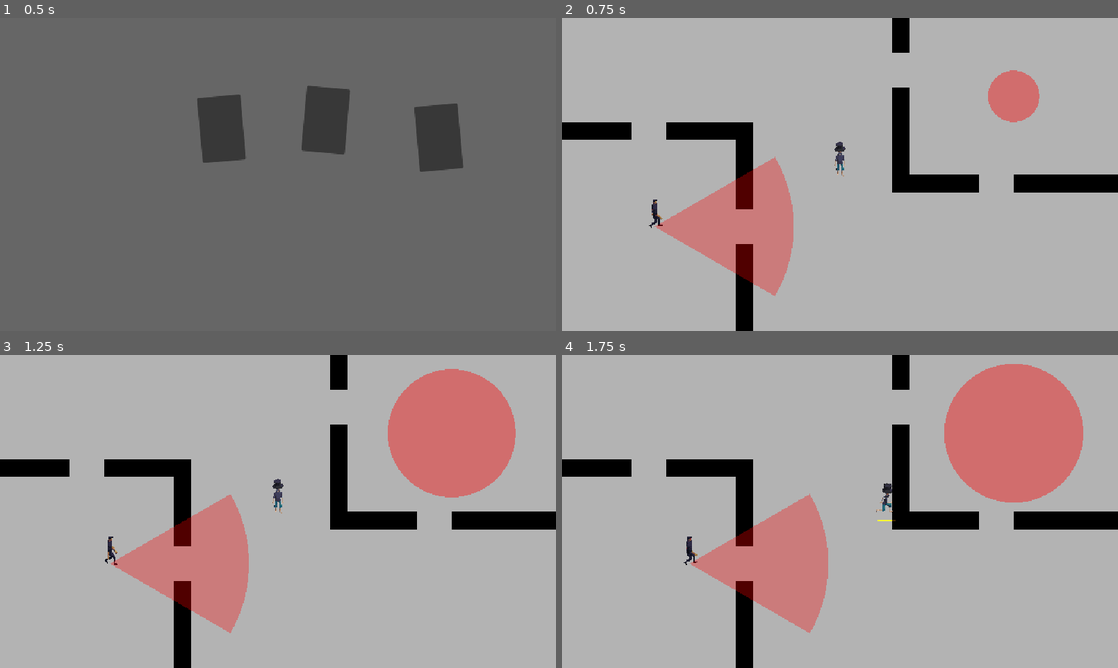
Above: before the commit, frames 1-4 (two rows, left to right).
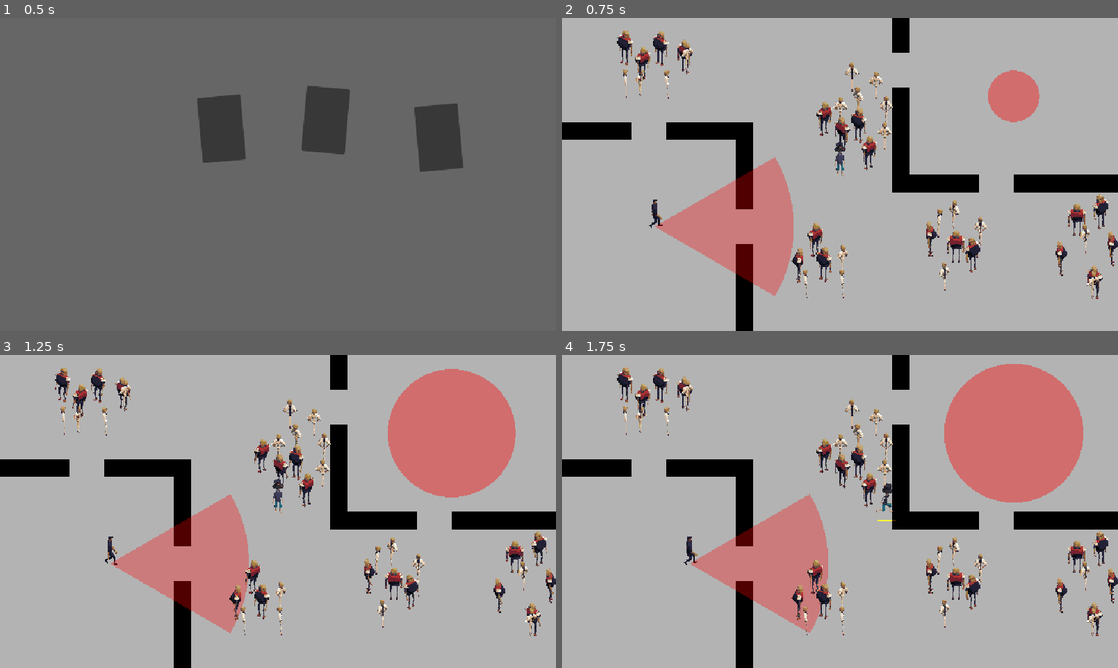
Above: after the commit, the same moments.

Repository: the-all-stack/gwj-igc-2026
Game: Godot game, scene res://hideout/hideout.tscn
The game is run twice, just before and just after one commit, with the same random seed, the same clock (stepped at 60 frames per second) and the same inputs.
Inputs (mouse positions are in pixels of both pictures, inside the frame that each line leads up to):
- Up to frame 1 (0.5 s): no input
- Up to frame 2 (0.75 s): click (784, 127) at 0.5 s
- Up to frame 3 (1.25 s): no input
- Up to frame 4 (1.75 s): hold D (move_right) from 1.28 s (still down); hold Shift (sprint) from 1.28 s (still down)

Frame 1 is identical in both runs. In frame 2, 3.7% of the frame differs, in the area x 9-100%, y 4-90%; in frame 3, 3.6%; in frame 4, 3.7%.

Commit message:
civilian sprites

Diff:
--- a/characters/character_sprite.gd
+++ b/characters/character_sprite.gd
@@ -27,4 +27,5 @@
 	direction = directions[roundi(fposmod(rad_to_deg(angle), 360.0) / 45.0) % directions.size()]
 
 func update_animation() -> void:
-	play(state + "_" + direction)
+	if state && direction:
+		play(state + "_" + direction)
--- a/characters/civilian/civilian.gd
+++ b/characters/civilian/civilian.gd
@@ -1 +1,11 @@
 class_name Civilian extends CharacterBody2D
+
+@onready var sprite: CharacterSprite = $CharacterSprite
+
+@export var varieties: Array[SpriteFrames]
+@export var max_shift: float
+
+func _ready() -> void:
+	sprite.sprite_frames = varieties[randi_range(0, varieties.size() - 1)]
+	sprite.direction = sprite.directions[randi_range(0, sprite.directions.size() - 1)]
+	move_and_collide(Vector2(randf_range(0, max_shift), randf_range(0, max_shift)) * Game.tile_size)
--- a/characters/civilian/civilian.tscn
+++ b/characters/civilian/civilian.tscn
@@ -1,7 +1,9 @@
 [gd_scene format=3 uid="uid://cvr542ypnx17m"]
 
 [ext_resource type="Script" uid="uid://uplhjkey6v55" path="res://characters/civilian/civilian.gd" id="1_i8w28"]
-[ext_resource type="Texture2D" uid="uid://1tfkkbn1kdy5" path="res://characters/stickmin.tres" id="2_3ulh2"]
+[ext_resource type="SpriteFrames" uid="uid://dp3135bp75j67" path="res://assets/sprites/citizen_01/citizen_01_sprite_frames.tres" id="2_3ulh2"]
+[ext_resource type="Script" uid="uid://dg34fqa5v6hqr" path="res://characters/character_sprite.gd" id="2_i8w28"]
+[ext_resource type="SpriteFrames" uid="uid://dl3302s7j81cr" path="res://assets/sprites/citizen_02/citizen_02_sprite_frames.tres" id="3_n728d"]
 
 [sub_resource type="CircleShape2D" id="CircleShape2D_i8w28"]
 radius = 4.0
@@ -10,10 +12,17 @@
 collision_mask = 2
 motion_mode = 1
 script = ExtResource("1_i8w28")
+varieties = Array[SpriteFrames]([ExtResource("2_3ulh2"), ExtResource("3_n728d")])
+max_shift = 0.2
 metadata/_custom_type_script = "uid://uplhjkey6v55"
 
 [node name="CollisionShape2D" type="CollisionShape2D" parent="." unique_id=1748768134]
 shape = SubResource("CircleShape2D_i8w28")
 
-[node name="Sprite2D" type="Sprite2D" parent="." unique_id=1668481711]
-texture = ExtResource("2_3ulh2")
+[node name="CharacterSprite" type="AnimatedSprite2D" parent="." unique_id=550134215]
+sprite_frames = ExtResource("2_3ulh2")
+animation = &"idle_s"
+script = ExtResource("2_i8w28")
+state = "idle"
+direction = "s"
+metadata/_custom_type_script = "uid://dg34fqa5v6hqr"
--- a/stages/test_stage.tscn
+++ b/stages/test_stage.tscn
@@ -1,6 +1,7 @@
 [gd_scene format=4 uid="uid://5dac6j87f7qo"]
 
 [ext_resource type="PackedScene" uid="uid://b5ahv2wcmdttl" path="res://stages/base_stage.tscn" id="1_dywvm"]
+[ext_resource type="PackedScene" uid="uid://cvr542ypnx17m" path="res://characters/civilian/civilian.tscn" id="3_ckvl4"]
 [ext_resource type="PackedScene" uid="uid://biq3wpw5eyc7d" path="res://characters/guard/guard.tscn" id="3_hh1an"]
 [ext_resource type="PackedScene" uid="uid://bw5mh02bjmjbo" path="res://characters/bounty_hunter/bounty_hunter.tscn" id="3_pu20y"]
 
@@ -12,6 +13,120 @@
 [node name="Guard" parent="2D" parent_id_path=PackedInt32Array(368160257) index="3" unique_id=1260593566 instance=ExtResource("3_hh1an")]
 position = Vector2(-352, 96)
 
+[node name="Civilian" parent="2D" parent_id_path=PackedInt32Array(368160257) index="4" unique_id=1443269948 instance=ExtResource("3_ckvl4")]
+position = Vector2(64, -144)
+
+[node name="Civilian2" parent="2D" parent_id_path=PackedInt32Array(368160257) index="5" unique_id=20549736 instance=ExtResource("3_ckvl4")]
+position = Vector2(32, -112)
+
+[node name="Civilian3" parent="2D" parent_id_path=PackedInt32Array(368160257) index="6" unique_id=1593285049 instance=ExtResource("3_ckvl4")]
+position = Vector2(80, -96)
+
+[node name="Civilian4" parent="2D" parent_id_path=PackedInt32Array(368160257) index="7" unique_id=396578356 instance=ExtResource("3_ckvl4")]
+position = Vector2(32, -64)
+
+[node name="Civilian5" parent="2D" parent_id_path=PackedInt32Array(368160257) index="8" unique_id=1387366626 instance=ExtResource("3_ckvl4")]
+position = Vector2(80, -48)
+
+[node name="Civilian6" parent="2D" parent_id_path=PackedInt32Array(368160257) index="9" unique_id=768681057 instance=ExtResource("3_ckvl4")]
+position = Vector2(0, -96)
+
+[node name="Civilian7" parent="2D" parent_id_path=PackedInt32Array(368160257) index="10" unique_id=45648830 instance=ExtResource("3_ckvl4")]
+position = Vector2(16, -160)
+
+[node name="Civilian8" parent="2D" parent_id_path=PackedInt32Array(368160257) index="11" unique_id=1983832918 instance=ExtResource("3_ckvl4")]
+position = Vector2(0, -48)
+
+[node name="Civilian9" parent="2D" parent_id_path=PackedInt32Array(368160257) index="12" unique_id=1041091518 instance=ExtResource("3_ckvl4")]
+position = Vector2(48, -16)
+
+[node name="Civilian10" parent="2D" parent_id_path=PackedInt32Array(368160257) index="13" unique_id=1395653557 instance=ExtResource("3_ckvl4")]
+position = Vector2(-32, -80)
+
+[node name="Civilian11" parent="2D" parent_id_path=PackedInt32Array(368160257) index="14" unique_id=1209223994 instance=ExtResource("3_ckvl4")]
+position = Vector2(208, 96)
+
+[node name="Civilian12" parent="2D" parent_id_path=PackedInt32Array(368160257) index="15" unique_id=2016455464 instance=ExtResource("3_ckvl4")]
+position = Vector2(160, 144)
+
+[node name="Civilian13" parent="2D" parent_id_path=PackedInt32Array(368160257) index="16" unique_id=472536088 instance=ExtResource("3_ckvl4")]
+position = Vector2(176, 112)
+
+[node name="Civilian14" parent="2D" parent_id_path=PackedInt32Array(368160257) index="17" unique_id=1381105637 instance=ExtResource("3_ckvl4")]
+position = Vector2(208, 160)
+
+[node name="Civilian15" parent="2D" parent_id_path=PackedInt32Array(368160257) index="18" unique_id=1786329926 instance=ExtResource("3_ckvl4")]
+position = Vector2(256, 128)
+
+[node name="Civilian16" parent="2D" parent_id_path=PackedInt32Array(368160257) index="19" unique_id=1570566932 instance=ExtResource("3_ckvl4")]
+position = Vector2(240, 176)
+
+[node name="Civilian17" parent="2D" parent_id_path=PackedInt32Array(368160257) index="20" unique_id=1313042817 instance=ExtResource("3_ckvl4")]
+position = Vector2(192, 208)
+
+[node name="Civilian18" parent="2D" parent_id_path=PackedInt32Array(368160257) index="21" unique_id=121726681 instance=ExtResource("3_ckvl4")]
+position = Vector2(480, 96)
+
+[node name="Civilian19" parent="2D" parent_id_path=PackedInt32Array(368160257) index="22" unique_id=844570091 instance=ExtResource("3_ckvl4")]
+position = Vector2(432, 112)
+
+[node name="Civilian20" parent="2D" parent_id_path=PackedInt32Array(368160257) index="23" unique_id=1490229987 instance=ExtResource("3_ckvl4")]
+position = Vector2(448, 144)
+
+[node name="Civilian21" parent="2D" parent_id_path=PackedInt32Array(368160257) index="24" unique_id=1426755118 instance=ExtResource("3_ckvl4")]
+position = Vector2(496, 160)
+
+[node name="Civilian22" parent="2D" parent_id_path=PackedInt32Array(368160257) index="25" unique_id=1031051147 instance=ExtResource("3_ckvl4")]
+position = Vector2(400, 176)
+
+[node name="Civilian23" parent="2D" parent_id_path=PackedInt32Array(368160257) index="26" unique_id=195420097 instance=ExtResource("3_ckvl4")]
+position = Vector2(464, 224)
+
+[node name="Civilian24" parent="2D" parent_id_path=PackedInt32Array(368160257) index="27" unique_id=1497019803 instance=ExtResource("3_ckvl4")]
+position = Vector2(464, 224)
+
+[node name="Civilian25" parent="2D" parent_id_path=PackedInt32Array(368160257) index="28" unique_id=2064218501 instance=ExtResource("3_ckvl4")]
+position = Vector2(-48, 144)
+
+[node name="Civilian26" parent="2D" parent_id_path=PackedInt32Array(368160257) index="29" unique_id=1866418639 instance=ExtResource("3_ckvl4")]
+position = Vector2(-80, 192)
+
+[node name="Civilian27" parent="2D" parent_id_path=PackedInt32Array(368160257) index="30" unique_id=651901898 instance=ExtResource("3_ckvl4")]
+position = Vector2(-32, 192)
+
+[node name="Civilian28" parent="2D" parent_id_path=PackedInt32Array(368160257) index="31" unique_id=1147196370 instance=ExtResource("3_ckvl4")]
+position = Vector2(-64, 224)
+
+[node name="Civilian29" parent="2D" parent_id_path=PackedInt32Array(368160257) index="32" unique_id=1400938258 instance=ExtResource("3_ckvl4")]
+position = Vector2(0, 176)
+
+[node name="Civilian30" parent="2D" parent_id_path=PackedInt32Array(368160257) index="33" unique_id=1181204147 instance=ExtResource("3_ckvl4")]
+position = Vector2(0, 224)
+
+[node name="Civilian31" parent="2D" parent_id_path=PackedInt32Array(368160257) index="34" unique_id=2019059069 instance=ExtResource("3_ckvl4")]
+position = Vector2(-368, -144)
+
+[node name="Civilian32" parent="2D" parent_id_path=PackedInt32Array(368160257) index="35" unique_id=57567197 instance=ExtResource("3_ckvl4")]
+position = Vector2(-336, -208)
+
+[node name="Civilian33" parent="2D" parent_id_path=PackedInt32Array(368160257) index="36" unique_id=1111686606 instance=ExtResource("3_ckvl4")]
+position = Vector2(-320, -144)
+
+[node name="Civilian34" parent="2D" parent_id_path=PackedInt32Array(368160257) index="37" unique_id=1269156883 instance=ExtResource("3_ckvl4")]
+position = Vector2(-400, -208)
+
+[node name="Civilian35" parent="2D" parent_id_path=PackedInt32Array(368160257) index="38" unique_id=1043780221 instance=ExtResource("3_ckvl4")]
+position = Vector2(-400, -144)
+
+[node name="Civilian36" parent="2D" parent_id_path=PackedInt32Array(368160257) index="39" unique_id=1591226645 instance=ExtResource("3_ckvl4")]
+position = Vector2(-368, -176)
+
+[node name="Civilian37" parent="2D" parent_id_path=PackedInt32Array(368160257) index="40" unique_id=612977887 instance=ExtResource("3_ckvl4")]
+position = Vector2(-288, -192)
+
+[node name="Civilian38" parent="2D" parent_id_path=PackedInt32Array(368160257) index="41" unique_id=848216896 instance=ExtResource("3_ckvl4")]
+position = Vector2(-288, -192)
+
 [node name="GameOverScreen" parent="UI" parent_id_path=PackedInt32Array(1642803358) index="0" unique_id=660359113]
 layout_mode = 1
 anchors_preset = 15
